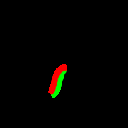
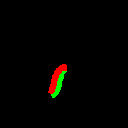
Before/after of a 128px x 128px layered artwork. What changed in the layer stack:
painted on "Mask" over [48, 65, 67, 94]
painted on "Mask2" over [48, 65, 67, 98]
